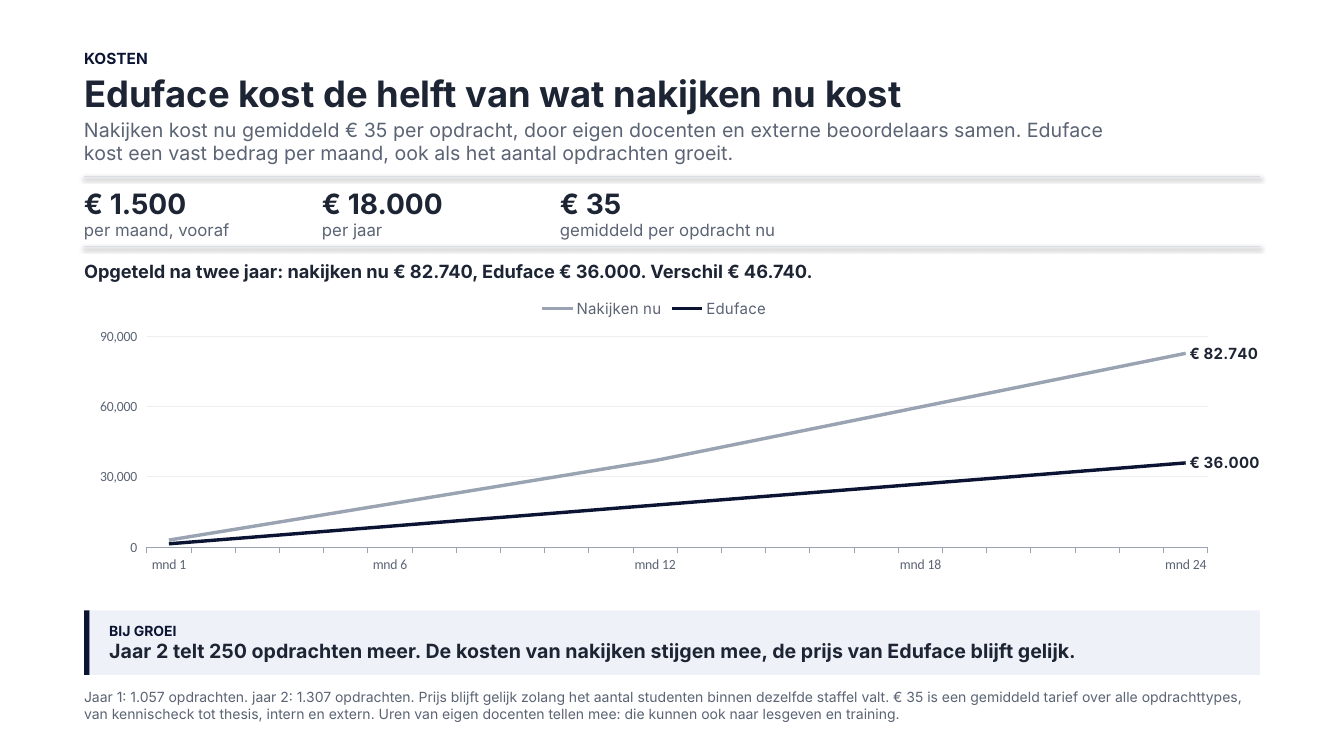
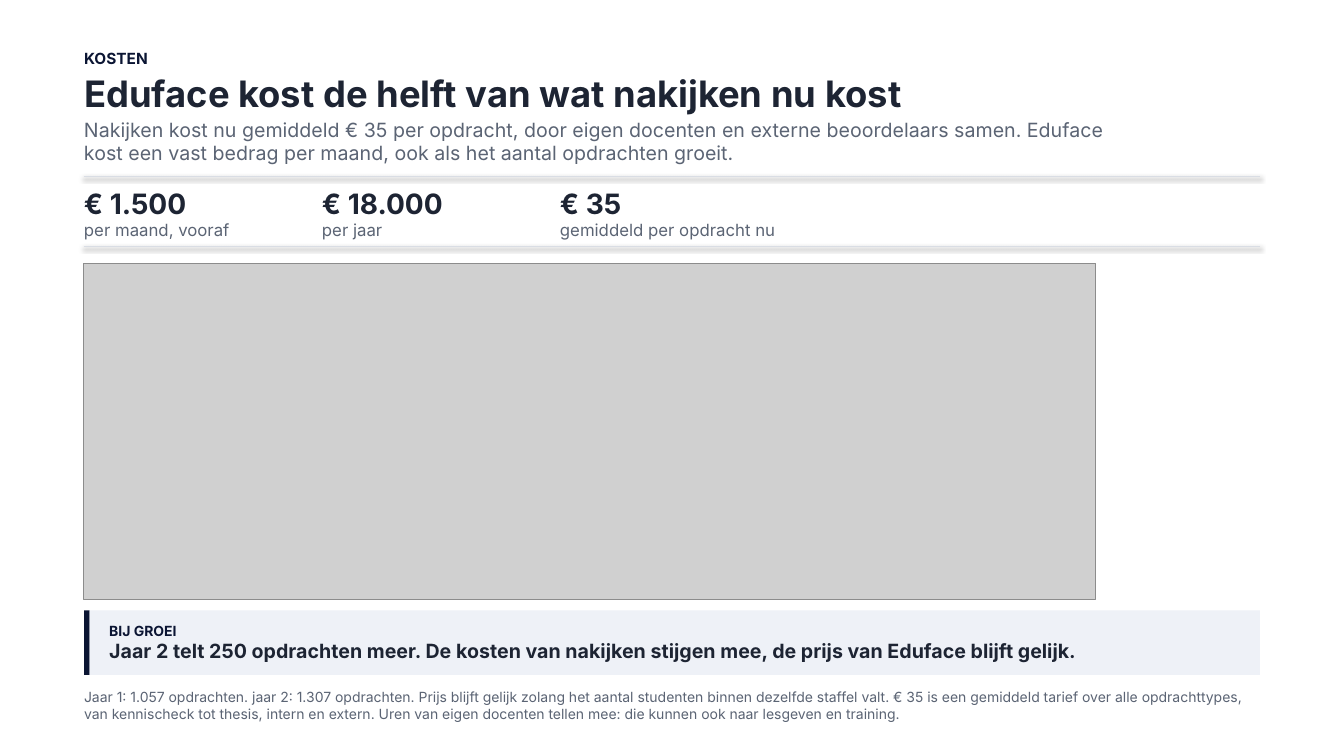
Before and after one commit to Dante-Eduface/Claude, a slide deck: slide 1 of GTM/Knowledge/business-case/pptx/kosten-bewerkbaar.pptx. Drawn at 1344x756 pixels with LibreOffice and Linux fonts; fonts in the diff are those of the drawing; grey boxes stand for pictures. Boxes give left, top, right and bottom in pixels: in the first picture for what was removed or moved away, otherwise in the second. Text is boxed around its words. In the diff, an @@ line names an element or a change of style, - is before the commit and + after.

```diff
--- a/GTM/Knowledge/business-case/pptx/kosten-bewerkbaar.pptx
+++ b/GTM/Knowledge/business-case/pptx/kosten-bewerkbaar.pptx
@@ text removed at [84,264,813,282] @@
-Opgeteld na twee jaar: nakijken nu € 82.740, Eduface € 36.000. Verschil € 46.740.
@@ picture added at [84,263,1096,599] @@
@@ line chart removed at [77,287,1260,596] @@
-categories: mnd 1,   ,    ,     ,      , mnd 6,        ,         ,          ,           ,            , mnd 12,              ,               ,                ,                 ,                  , mnd 18,                    ,                     ,                      ,                       ,                        , mnd 24
-Nakijken nu: 3000, 6000, 9000, 12000, 15000, 18000, 22000, 25000, 28000, 31000, 34000, 37000, 41000, 45000, 48000, 52000, 56000, 60000, 64000, 67000, 71000, 75000, 79000, 83000
-Eduface: 2000, 3000, 4000, 6000, 8000, 9000, 10000, 12000, 14000, 15000, 16000, 18000, 20000, 21000, 22000, 24000, 26000, 27000, 28000, 30000, 32000, 33000, 34000, 36000
```
Also in this commit, not shown: 4 other files.
